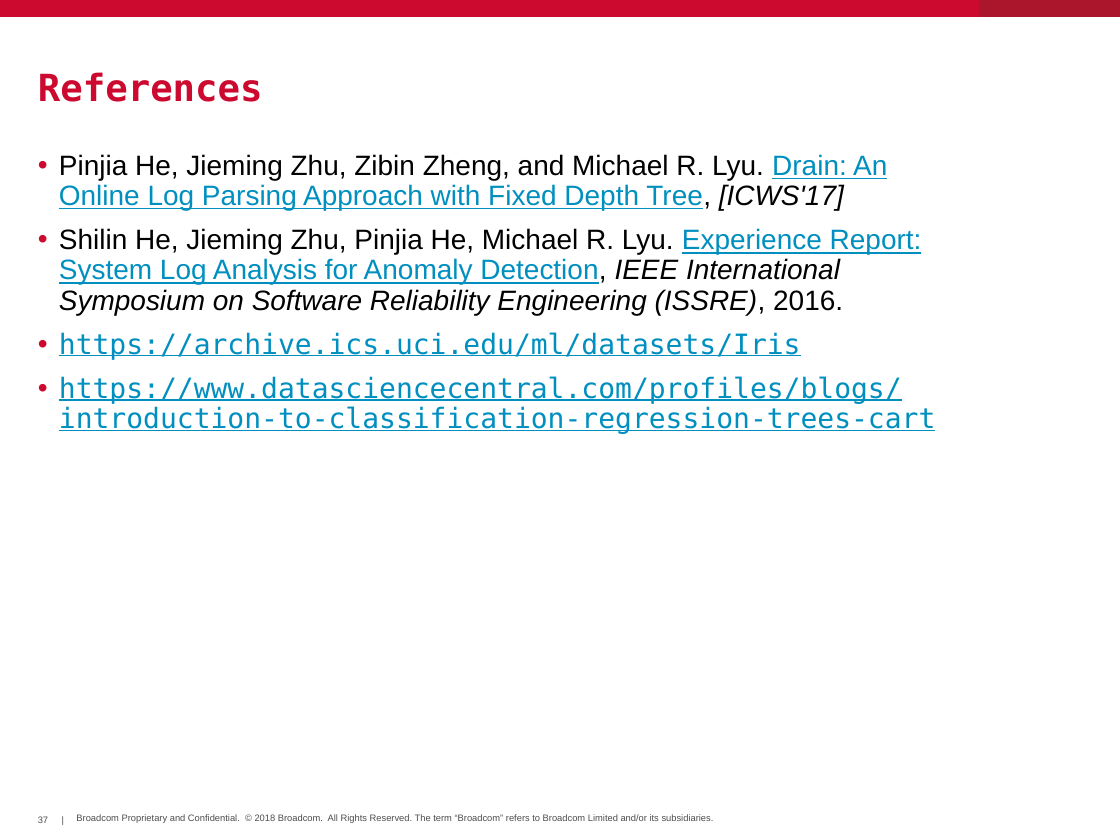
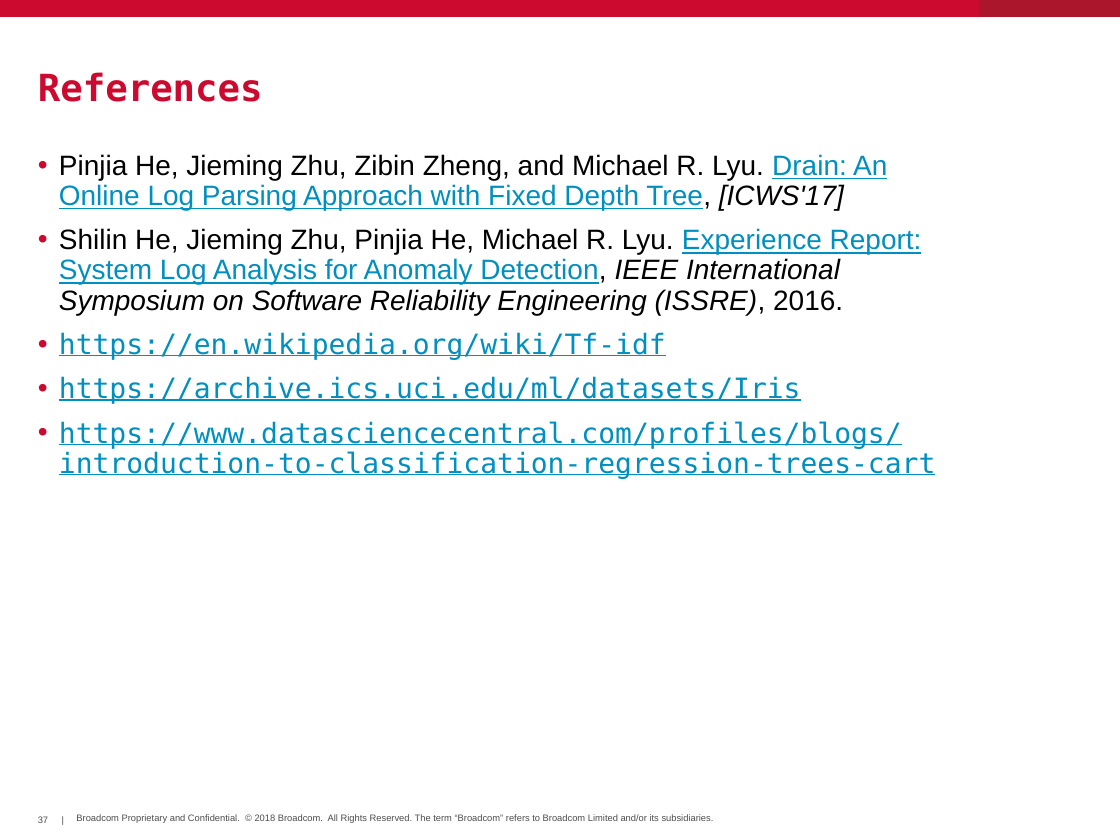
Before and after one commit to hayhan/loganalyzer, a slide deck: slide 37 of papers/LogAnalyzerIntro.pptx. Drawn at 1120x840 pixels with LibreOffice and Linux fonts; fonts in the diff are those of the drawing; background and template pictures are left out. Boxes give left, top, right and bottom in pixels: in the first picture for what was removed or moved away, otherwise in the second. Text is boxed around its words. In the diff, an @@ line names an element or a change of style, - is before the commit and + after.

```diff
--- a/papers/LogAnalyzerIntro.pptx
+++ b/papers/LogAnalyzerIntro.pptx
@@ text at (59, 332, 666, 360): paragraph added @@
+• https://en.wikipedia.org/wiki/Tf-idf
```
Also in this commit, not shown: 5 other slides changed.
